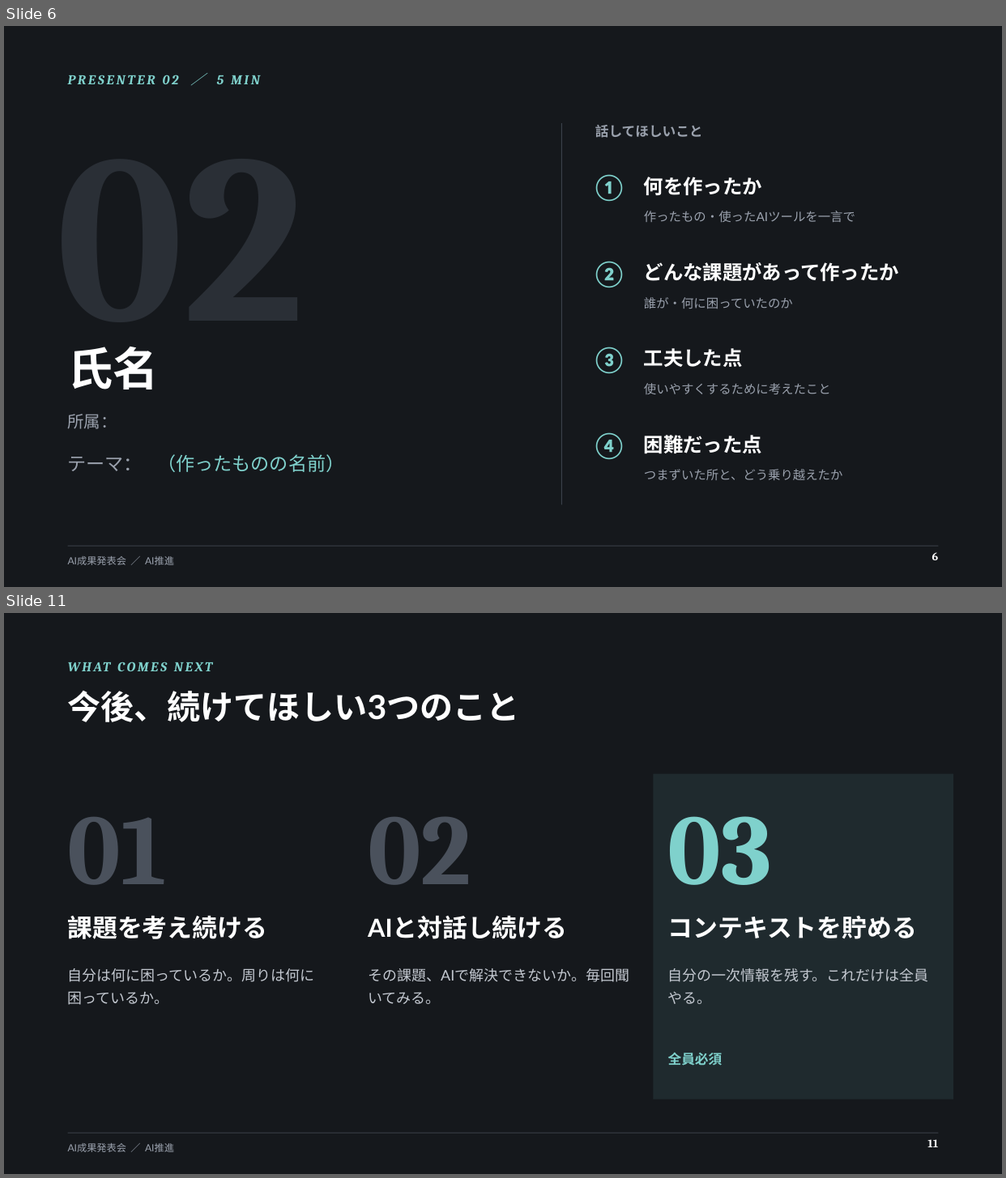
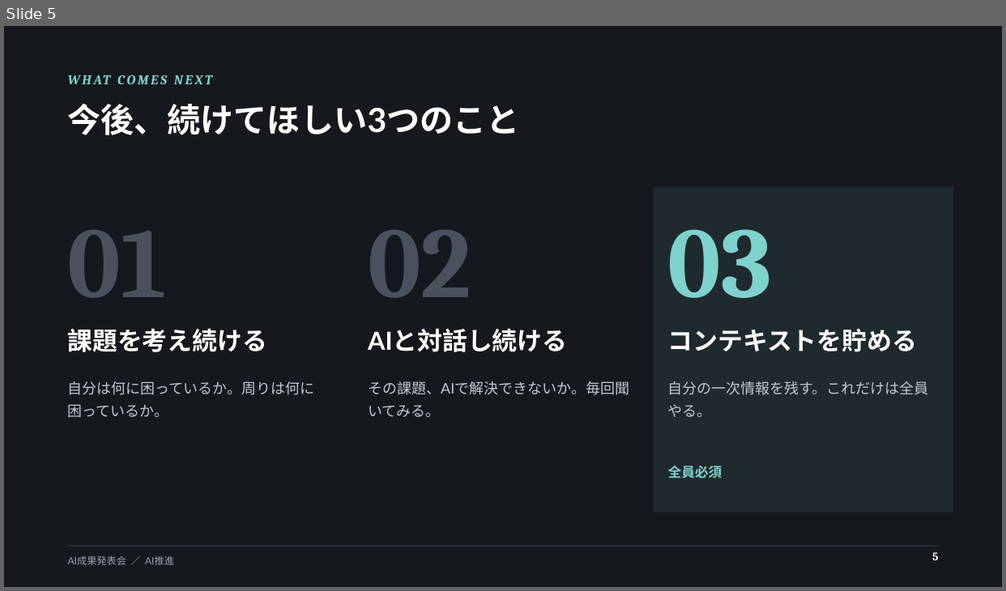
Before and after one commit to shinxgolf/shinxgolf.github.io, a slide deck: ai-presentation/AI成果発表会.pptx. Shown one above the other, each under a label of ours: slides 6 and 11 before the commit, slide 5 after it; the slides between them are not shown. The pictures are 1006x1178 and 1006x591 pixels, drawn with LibreOffice and Linux fonts; fonts in the diff are those of the drawing. Boxes give left, top, right and bottom in pixels: in the first picture for what was removed or moved away, otherwise in the second. Text is boxed around its words. In the diff, an @@ line names an element or a change of style, - is before the commit and + after.

```diff
--- a/ai-presentation/AI成果発表会.pptx
+++ b/ai-presentation/AI成果発表会.pptx
@@ slide 6 removed at (4, 26, 1002, 587), background #15181C; not listed: 2 template elements that a slide beside it also shows @@
@@ text removed at (68, 75, 260, 84) @@
-PRESENTER 02 ／ 5 MIN
@@ line removed from (562, 123) to (562, 506) @@
@@ text removed at (595, 125, 703, 138) @@
-話してほしいこと
@@ text removed at (595, 175, 623, 201) @@
-①
@@ text removed at (644, 177, 762, 195) @@
-何を作ったか
@@ text removed at (644, 211, 855, 223) @@
-作ったもの・使ったAIツールを一言で
@@ text removed at (595, 261, 623, 288) @@
-②
@@ text removed at (644, 263, 899, 281) @@
-どんな課題があって作ったか
@@ text removed at (644, 297, 793, 309) @@
-誰が・何に困っていたのか
@@ text removed at (57, 347, 305, 372) @@
-02
@@ text removed at (68, 347, 160, 390) @@
-氏名
@@ text removed at (595, 347, 623, 373) @@
-③
@@ text removed at (644, 348, 743, 367) @@
-工夫した点
@@ text removed at (644, 383, 831, 395) @@
-使いやすくするために考えたこと
@@ text removed at (68, 414, 117, 429) @@
-所属：
@@ text removed at (595, 433, 623, 459) @@
-④
@@ text removed at (644, 435, 762, 454) @@
-困難だった点
@@ text removed at (68, 457, 143, 472) @@
-テーマ：
@@ text removed at (157, 454, 344, 472) @@
-（作ったものの名前）
@@ text removed at (644, 469, 843, 480) @@
-つまずいた所と、どう乗り越えたか
@@ page number removed at (932, 552, 939, 561) @@
-6
@@ what was slide 11 is now slide 5 @@
@@ page number at (932, 552, 938, 561): text changed @@
-11
+5
```
Also in this commit, not shown: 4 slides changed, 1 slide added, 5 other slides removed.
